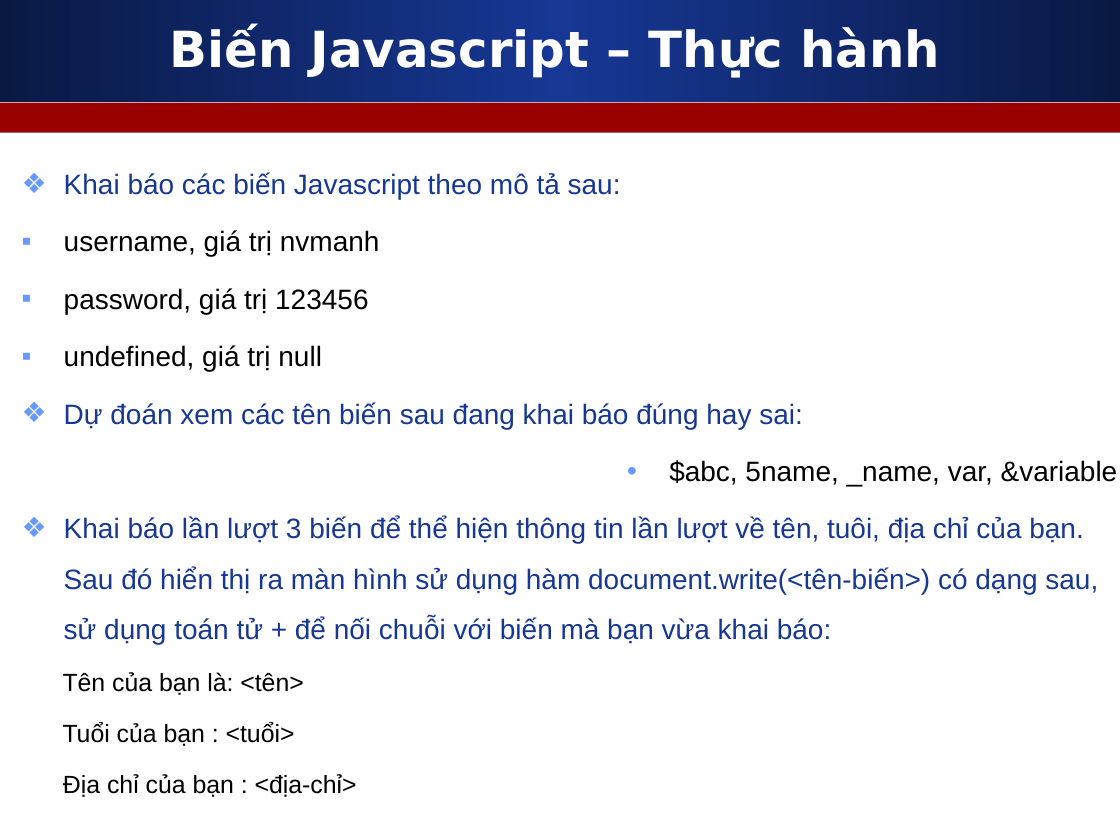
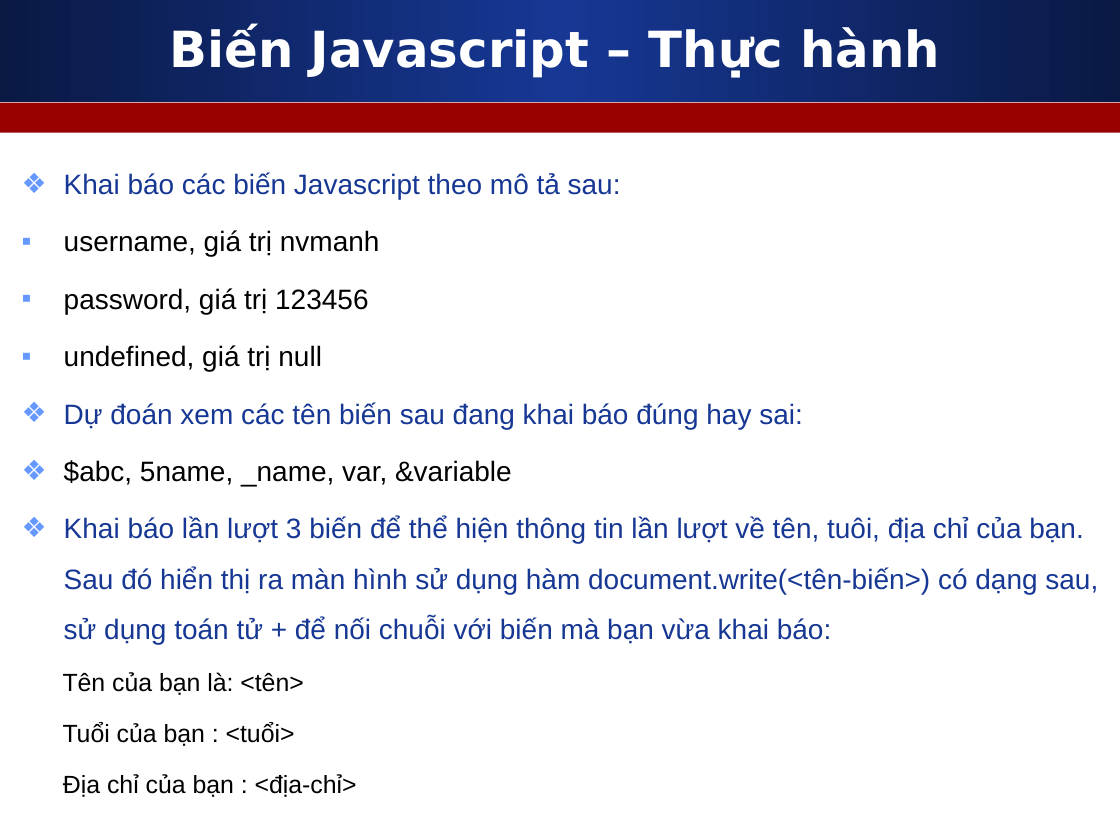
Before and after one commit to nguyenvietmanhit/PHP0920E_SKDA, a slide deck: slide 8 of Day08_Javascript_Basic_Part_1/Slide_bai_giang/Javascript_can_ban_phan_1.ppt. Drawn at 1120x840 pixels with LibreOffice and Linux fonts; fonts in the diff are those of the drawing. Boxes give left, top, right and bottom in pixels: in the first picture for what was removed or moved away, otherwise in the second. Text is boxed around its words. In the diff, an @@ line names an element or a change of style, - is before the commit and + after.

```diff
--- a/Day08_Javascript_Basic_Part_1/Slide_bai_giang/Javascript_can_ban_phan_1.ppt
+++ b/Day08_Javascript_Basic_Part_1/Slide_bai_giang/Javascript_can_ban_phan_1.ppt
@@ text at (64,460,512,486): alignment right to left; bullet • to ❖ @@
```
Also in this commit, not shown: 2 other files.
